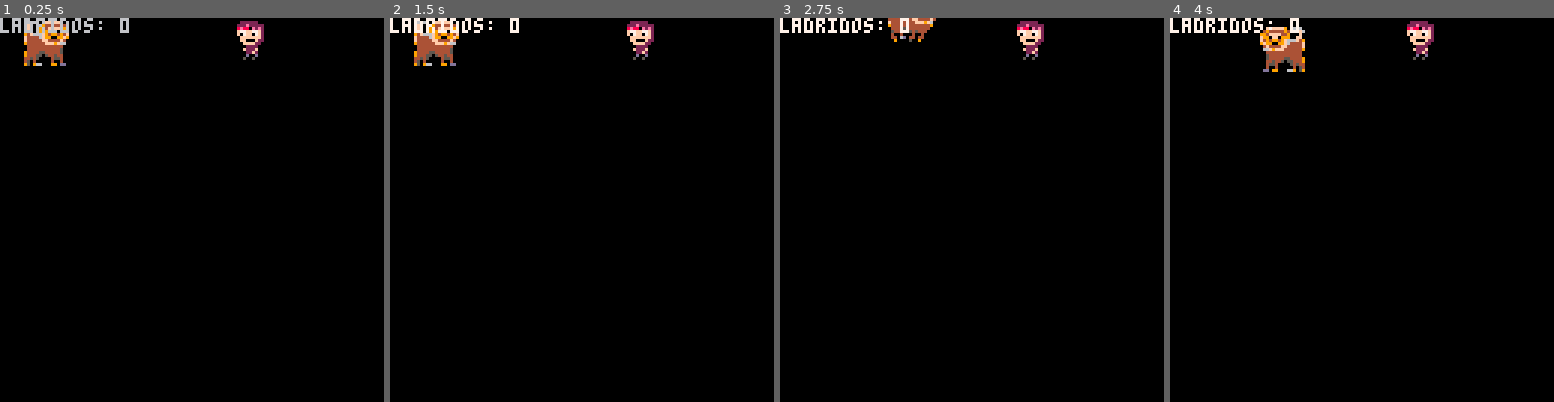
Above: before the commit, frames 1-4 (left to right).
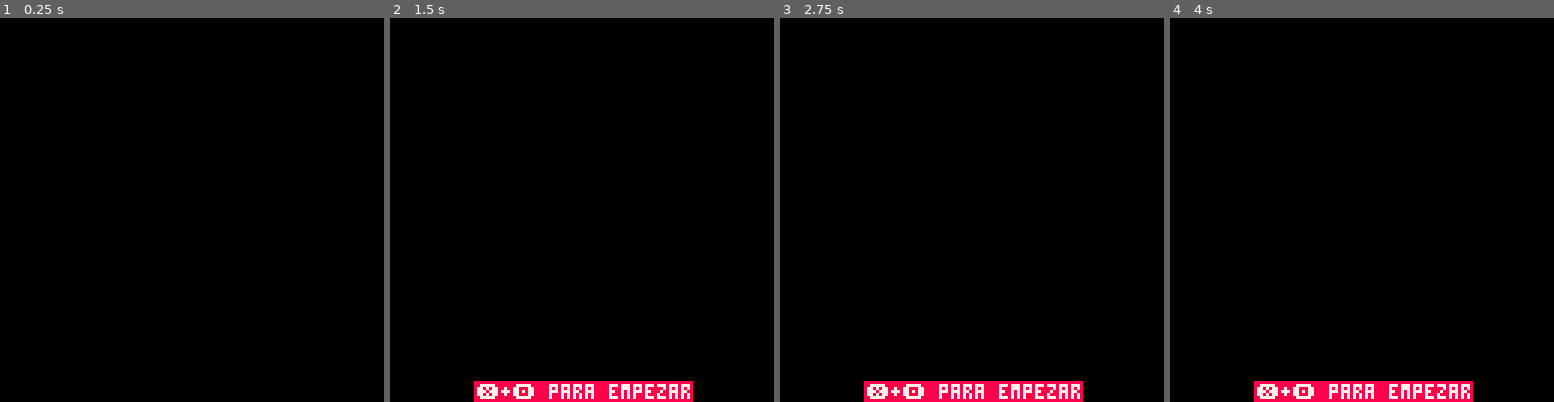
Above: after the commit, the same moments.

Repository: JudyProjects/el_viaje_de_freson
Game: PICO-8 cartridge game.p8
Same seed, same stepped clock (60 frames per second), same inputs: the game is played once before the commit and once after it.
Inputs:
- Up to frame 1 (0.25 s): no input
- Up to frame 2 (1.5 s): tap X (X key) at 0.33, 1.07 s; tap O (Z key) at 0.7 s
- Up to frame 3 (2.75 s): hold Right 1.6-2.1 s; tap O (Z key) at 1.7, 2.1, 2.5 s; tap X (X key) at 1.85 s; hold Up 2.15-2.42 s; hold Right from 2.47 s (still down)
- Up to frame 4 (4 s): tap O (Z key) at 2.9, 3.3, 3.7 s; tap X (X key) at 2.97 s; release Right at 3.03 s; hold Left 3.08-3.58 s; hold Down 3.63-3.97 s

The runs differ from the first frame. In frame 1, 1.9% of the frame differs, in the area x 0-69%, y 0-13%; in frame 2, 5.1%; in frame 3, 4.6%; in frame 4, 5.2%, in the area x 0-79%, y 0-100%.

Commit message:
[estados]
- Implementación de estados
- Function de dist. entre perro y chorro, con el radio

Diff:
--- a/game.p8
+++ b/game.p8
@@ -5,173 +5,380 @@
 -- festino a., sancristobal f.
 
 function _init()
-	ents = {}
-	chorros = {}
-	ladridos = {}
-	hambre = 100
-
-	--setup jugador
-	jug = make_freson()
-
-	--setup chorro
-	ch1 = make_chorro()
-end
-
-function _draw()
-	cls()
-
-	for e in all(ents) do
-		e.drw()
-	end
-
-	for l in all(ladridos) do
-		circ(jug.x + 16, jug.y + 8, l.r1, 7) -- cれとrculo exterior
-		circ(jug.x + 16, jug.y + 8, l.r2, 7) -- cれとrculo interior
-	end
-	print("ladridos: " .. #ladridos)
-end
-
-function _update()
-	for e in all(ents) do
-		e.upd()
-	end
-
-	for l in all(ladridos) do
-		l.r1 += 2 -- el cれとrculo exterior crece
-		l.r2 += 1 -- el cれとrculo interior crece mれくs lento
-
-		-- eliminar ladrido cuando el cれとrculo exterior supera tamaれねo
-		if l.r1 > 30 then
-			del(ladridos, l)
-		end
-	end
+    printh("== == ==")
+    printh("iniciando juego")
+    cnt = 0
+    debug = false
+
+    estado = "inicio"
+    tblestados = {
+        inicio = {
+            ini = ini_ini,
+            upd = ini_upd,
+            drw = ini_drw
+        },
+        juego = {
+            ini = jug_ini,
+            upd = jug_upd,
+            drw = jug_drw
+        },
+        fin = {
+            ini = fin_ini,
+            upd = fin_upd,
+            drw = fin_drw
+        }
+    }
+    chgestado(estado)
+end
+
+function chgestado(est)
+    estado = est
+
+    tblestados[estado].ini()
+    _update = tblestados[estado].upd
+    _draw = tblestados[estado].drw
+end
+
+function dist(x0, y0, x1, y1, radio)
+    local puntoJug, puntoEnt = (x0 - x1) ^ 2, (y0 - y1) ^ 2
+    return radio ^ 2 <= puntoJug + puntoEnt
+end
+
+function ini_ini()
+    -- capa de fondo
+    ini_bosque()
+
+    i_tmp = 30
+end
+
+function ini_upd()
+    if (i_tmp > 0) i_tmp -= 1
+    if (i_tmp <= 0) then
+        if (btn(❎) and btn(🅾️)) then
+            chgestado("juego")
+        end
+    end
+end
+
+function ini_drw()
+    cls()
+
+    drw_bosque()
+
+    --insertar sprite logo
+
+    if (i_tmp <= 0) then
+        print("\#8\f7❎+🅾️ para empezar", 29, 122)
+    end
+end
+
+function jug_ini()
+    ents = {}
+    chorros = {}
+    ladridos = {}
+    hambre = 100
+
+    --setup jugador
+    jug = make_freson()
+
+    --setup chorro
+    ini_enemigos()
+end
+
+function jug_upd()
+    cnt += 1
+    for e in all(ents) do
+        e.upd()
+    end
+
+    for l in all(ladridos) do
+        l.r1 += 2 -- el circulo exterior crece
+        l.r2 += 1 -- el circulo interior crece mas lento
+
+        -- eliminar ladrido cuando el circulo exterior supera tamanio
+        if l.r1 > 30 then
+            del(ladridos, l)
+        end
+    end
+end
+
+function jug_drw()
+    cls()
+
+    for e in all(ents) do
+        e.drw()
+    end
+
+    for l in all(ladridos) do
+        circ(jug.x + 16, jug.y + 8, l.r1, 7) -- circulo exterior
+        circ(jug.x + 16, jug.y + 8, l.r2, 7) -- circulo interior
+    end
+end
+
+function fin_ini()
+    f_msg = "\#3\f7fin del juego"
+    f_mx = 63 - 26
+    f_my = 58
+
+    if (jug.hambre <= 0) then
+        f_msg = "\#8\f7\^w\^perdiste"
+        f_mx = 31
+    end
+end
+
+function fin_upd()
+    jug_upd()
+
+    if btn(❎) and btn(🅾️) then
+        chgestado("inicio")
+    end
+end
+
+function fin_drw()
+    jug_drw()
+
+    print(f_msg, f_mx, f_my)
+    print("\#e\f1❎+🅾️ para volver", 33, 122)
 end
 -->8
 -- entidades
 function make_entity()
-	local e = {}
-	e.x = 0
-	e.y = 0
-	e.s = 0
-	e.dx = 0
-	e.dy = 0
-	e.fr = nil
-	e.stat = nil
-
-	add(ents, e)
-	return e
+    local e = {}
+    e.x = 0
+    e.y = 0
+    e.s = 0
+    e.dx = 0
+    e.dy = 0
+    e.fr = nil
+    e.stat = nil
+
+    add(ents, e)
+    return e
 end
 
 -- freson
 function make_freson()
-	local e = make_entity()
-	e.s = 1
-	e.fh = true
-	e.fr = {
-		walk = { 1, 3, 5 },
-		idle = { 1 }
-	}
-
-	local idle = "idle"
-	local walk = "walk"
-	e.stat = idle
-
-	local velfreson = 1.25
-
-	e.upd = function()
-		e.stat = idle
-		e.dx = 0
-		if btn(⬅️) then
-			e.fh = false
-			e.stat = walk
-			e.dx = -velfreson
-		end
-
-		if btn(➡️) then
-			e.fh = true
-			e.stat = walk
-			e.dx = velfreson
-		end
-
-		if (btn(⬆️)) e.y -= 1
-		if (btn(⬇️)) e.y += 1
-		e.x += e.dx
-
-		if btnp(❎) and #ladridos < 1 then
-			make_ladrido()
-		end
-	end
-
-	e.drw = function()
-		local sps = e.fr[e.stat]
-		e.s += .30
-
-		if flr(e.s) > #sps then
-			e.s = 1
-		end
-		--fondo transparente
-		palt(0, false)
-		palt(11, true)
-		--dibujar freson
-		spr(sps[flr(e.s)], e.x + 8, e.y, 2, 2, e.fh)
-		palt()
-	end
-
-	return e
-end
-
--- funciれはn para crear un ladrido (ondas concれたntricas)
+    local e = make_entity()
+    e.s = 1
+    e.fh = true
+    e.fr = {
+        walk = { 1, 3, 5 },
+        idle = { 1 }
+    }
+
+    local idle = "idle"
+    local walk = "walk"
+    e.stat = idle
+
+    local velfreson = 1.25
+
+    e.upd = function()
+        e.stat = idle
+        e.dx = 0
+        if btn(⬅️) then
+            e.fh = false
+            e.stat = walk
+            e.dx = -velfreson
+        end
+
+        if btn(➡️) then
+            e.fh = true
+            e.stat = walk
+            e.dx = velfreson
+        end
+
+        if (btn(⬆️)) e.y -= 1
+        if (btn(⬇️)) e.y += 1
+        e.x += e.dx
+
+        if btnp(❎) and #ladridos < 1 then
+            make_ladrido()
+        end
+    end
+
+    e.drw = function()
+        local sps = e.fr[e.stat]
+        e.s += .30
+
+        if flr(e.s) > #sps then
+            e.s = 1
+        end
+        --fondo transparente
+        palt(0, false)
+        palt(11, true)
+        --dibujar freson
+        spr(sps[flr(e.s)], e.x + 8, e.y, 2, 2, e.fh)
+        palt()
+    end
+
+    return e
+end
+
+-- funcion para crear un ladrido (ondas concentricas)
 function make_ladrido()
-	local l = {}
-	-- radio del cれとrculo exterior
-	l.r1 = 5
-	-- radio del cれとrculo interior
-	l.r2 = 3
-	add(ladridos, l)
+    hambre -= 5
+    local l = {}
+    -- radio del circulo exterior
+    l.r1 = 5
+    -- radio del circulo interior
+    l.r2 = 3
+    add(ladridos, l)
 end
 
 -- chorro
 function make_chorro()
-	local e = make_entity()
-	e.s = 33
-	e.fh = false
-	e.fr = {
-		walk = { 33 },
-		idle = { 33 }
-	}
-
-	local idle = "idle"
-	local walk = "walk"
-	e.stat = idle
-
-	local velchorro = 1.5
-
-	e.upd = function()
-		e.stat = idle
-	end
-
-	e.drw = function()
-		local sps = e.fr[e.stat]
-		e.s += .15
-
-		if flr(e.s) > #sps then
-			e.s = 1
-		end
-		--fondo transparente
-		palt(0, false)
-		palt(11, true)
-		--dibujar chorro
-		spr(
-			sps[flr(e.s)],
-			e.x + 78,
-			e.y,
-			2, 2,
-			e.fh
-		)
-		palt()
-	end
-
-	return e
+    local e = make_entity()
+    e.s = 33
+    e.fh = false
+    e.fr = {
+        walk = { 33 },
+        idle = { 33 }
+    }
+
+    local idle = "idle"
+    local walk = "walk"
+    e.stat = idle
+
+    local velchorro = 1.5
+
+    e.upd = function()
+        if (e.stat != "idle") then
+            e.stat = walk
+            if (e.x < jug.x) e.dx -= velchorro if (e.x > jug.x) e.dx += velchorro if (e.y > jug.y) e.dy -= velchorro if (e.y < jug.y) e.dy += velchorro e.x += e.dx
+            e.y += e.dy
+        elseif (stun > 0) then
+            stun -= 1
+        end
+
+        for l in all(ladridos) do
+            if dist(jug.x, jug.y, e.x, e.y, l.r2) then
+                e.stat = idle
+                stun = 30
+            end
+        end
+    end
+
+    e.drw = function()
+        local sps = e.fr[e.stat]
+        e.s += .15
+
+        if flr(e.s) > #sps then
+            e.s = 1
+        end
+        --fondo transparente
+        palt(0, false)
+        palt(11, true)
+        --dibujar chorro
+        spr(
+            sps[flr(e.s)],
+            e.x + 78,
+            e.y,
+            2, 2,
+            e.fh
+        )
+        palt()
+    end
+
+    return e
+end
+
+-->8
+-- capas
+function ini_bosque()
+    arboles = {}
+    piedras = {}
+
+    for i = 1, 10 do
+        add(
+            arboles, {
+                x = flr(rnd(128)),
+                y = flr(rnd(128)),
+                c = 27
+            }
+        )
+    end
+
+    for i = 1, 10 do
+        add(
+            piedras, {
+                x = flr(rnd(128)),
+                y = flr(rnd(128)),
+                c = 43
+            }
+        )
+    end
+end
+
+function drw_bosque()
+    for a in all(arboles) do
+        a.y += a.c - 4.5
+
+        if (a.y > 140) then
+            a.y = -1
+            a.x = flr(rnd(128))
+        end
+    end
+
+    for p in all(piedras) do
+        p.y += p.c - 4.5
+
+        if (p.y > 140) then
+            p.y = -1
+            p.x = flr(rnd(128))
+        end
+    end
+end
+-->8
+-- enemigos
+function ini_enemigos()
+    enes = {}
+end
+
+function make_enemy(num)
+    local e = make_entity()
+    local upd = e.upd
+
+    e.name = "chorro"
+    e.s = 33
+    e.fh = false
+    e.fr = {
+        walk = { 33 },
+        idle = { 33 }
+    }
+
+    local idle = "idle"
+    local walk = "walk"
+
+    local velchorro = 1.5
+
+    e.upd = function()
+        e.stat = idle
+    end
+
+    e.drw = function()
+        local sps = e.fr[e.stat]
+        e.s += .15
+
+        if flr(e.s) > #sps then
+            e.s = 1
+        end
+        --fondo transparente
+        palt(0, false)
+        palt(11, true)
+        --dibujar chorro
+        spr(
+            sps[flr(e.s)],
+            e.x + 78,
+            e.y,
+            2, 2,
+            e.fh
+        )
+        palt()
+    end
+
+    add(enes, e)
+
+    return e
 end
 
 __gfx__
@@ -183,22 +390,22 @@
 00700700bf4949949f666f49b990ff0999666f49990ff09996666f4b000000000000000000000000000000000000000000000000000000000000000000000000
 00000000b9f990099f64444fb4949949f64444444949949f6444444f000000000000000000000000000000000000000000000000000000000000000000000000
 00000000bb4f4444ff44444fbf990099f644444ff990099f6444444f000000000000000000000000000000000000000000000000000000000000000000000000
-00000000bb66f9fff4444449b4f4444ff44444444f4444ff44444444000000000000000000000000000000000000000000000000000000000000000000000000
-00000000bbb444444444444bbb6f9fff4444444bb6f9fff44444444f000000000000000000000000000000000000000000000000000000000000000000000000
-00000000bbb544444444444bbb44444444544449b944444444444449000000000000000000000000000000000000000000000000000000000000000000000000
-00000000bbb5444445544449bb44444445b5444bbb4444444554444b000000000000000000000000000000000000000000000000000000000000000000000000
-00000000bbb445445b554449b444bb445bbb444bbbb444545b55445b000000000000000000000000000000000000000000000000000000000000000000000000
-00000000bbb4554bbbb54544b44bb44bbbbb4b44bbbb4bb4bbb4bb4b000000000000000000000000000000000000000000000000000000000000000000000000
-00000000bbb4bb4bbbbb4b54b45bd4bbbbbd6bb9bbbb44b44bd6b44b000000000000000000000000000000000000000000000000000000000000000000000000
-00000000bbddb99bbb669b5994bbbbbbbbbbbbbbbbbbb9bb5bbbb9bb000000000000000000000000000000000000000000000000000000000000000000000000
-00000000bbbbbbbbbbbbbbbb00000000000000000000000000000000000000000000000000000000000000000000000000000000000000000000000000000000
-00000000bb222222bbbbbbbb00000000000000000000000000000000000000000000000000000000000000000000000000000000000000000000000000000000
-00000000b222e22222bbbbbb00000000000000000000000000000000000000000000000000000000000000000000000000000000000000000000000000000000
-00000000b8e880e2e2bbbbbb00000000000000000000000000000000000000000000000000000000000000000000000000000000000000000000000000000000
-00000000bf77ff77f2bbbbbb00000000000000000000000000000000000000000000000000000000000000000000000000000000000000000000000000000000
-00000000bf07ff07f2bbbbbb00000000000000000000000000000000000000000000000000000000000000000000000000000000000000000000000000000000
-00000000bbfffffff2bbbbbb00000000000000000000000000000000000000000000000000000000000000000000000000000000000000000000000000000000
-00000000bbff000f22bbbbbb00000000000000000000000000000000000000000000000000000000000000000000000000000000000000000000000000000000
+00000000bb66f9fff4444449b4f4444ff44444444f4444ff4444444400000000000000000000000000000000bbb33bbb00000000000000000000000000000000
+00000000bbb444444444444bbb6f9fff4444444bb6f9fff44444444f00000000000000000000000000000000bb3333bb00000000000000000000000000000000
+00000000bbb544444444444bbb44444444544449b94444444444444900000000000000000000000000000000b333333b00000000000000000000000000000000
+00000000bbb5444445544449bb44444445b5444bbb4444444554444b000000000000000000000000000000003333333300000000000000000000000000000000
+00000000bbb445445b554449b444bb445bbb444bbbb444545b55445b000000000000000000000000000000003333333300000000000000000000000000000000
+00000000bbb4554bbbb54544b44bb44bbbbb4b44bbbb4bb4bbb4bb4b000000000000000000000000000000003333333300000000000000000000000000000000
+00000000bbb4bb4bbbbb4b54b45bd4bbbbbd6bb9bbbb44b44bd6b44b00000000000000000000000000000000b334433b00000000000000000000000000000000
+00000000bbddb99bbb669b5994bbbbbbbbbbbbbbbbbbb9bb5bbbb9bb00000000000000000000000000000000bbb44bbb00000000000000000000000000000000
+00000000bbbbbbbbbbbbbbbb0000000000000000000000000000000000000000000000000000000000000000bbb66bbb00000000000000000000000000000000
+00000000bb222222bbbbbbbb0000000000000000000000000000000000000000000000000000000000000000b666666bb0000000000000000000000000000000
+00000000b222e22222bbbbbb000000000000000000000000000000000000000000000000000000000000000066666666b0000000000000000000000000000000
+00000000b8e880e2e2bbbbbb000000000000000000000000000000000000000000000000000000000000000066666666b0000000000000000000000000000000
+00000000bf77ff77f2bbbbbb00000000000000000000000000000000000000000000000000000000000000006666666bb0000000000000000000000000000000
+00000000bf07ff07f2bbbbbb0000000000000000000000000000000000000000000000000000000000000000666666bbb0000000000000000000000000000000
+00000000bbfffffff2bbbbbb0000000000000000000000000000000000000000000000000000000000000000b6666bbbb0000000000000000000000000000000
+00000000bbff000f22bbbbbb0000000000000000000000000000000000000000000000000000000000000000bbb66bbb00000000000000000000000000000000
 00000000bbbffff22bbbbbbb00000000000000000000000000000000000000000000000000000000000000000000000000000000000000000000000000000000
 00000000bbbb2222bbbbbbbb00000000000000000000000000000000000000000000000000000000000000000000000000000000000000000000000000000000
 00000000bbbf222fbbbbbbbb00000000000000000000000000000000000000000000000000000000000000000000000000000000000000000000000000000000
